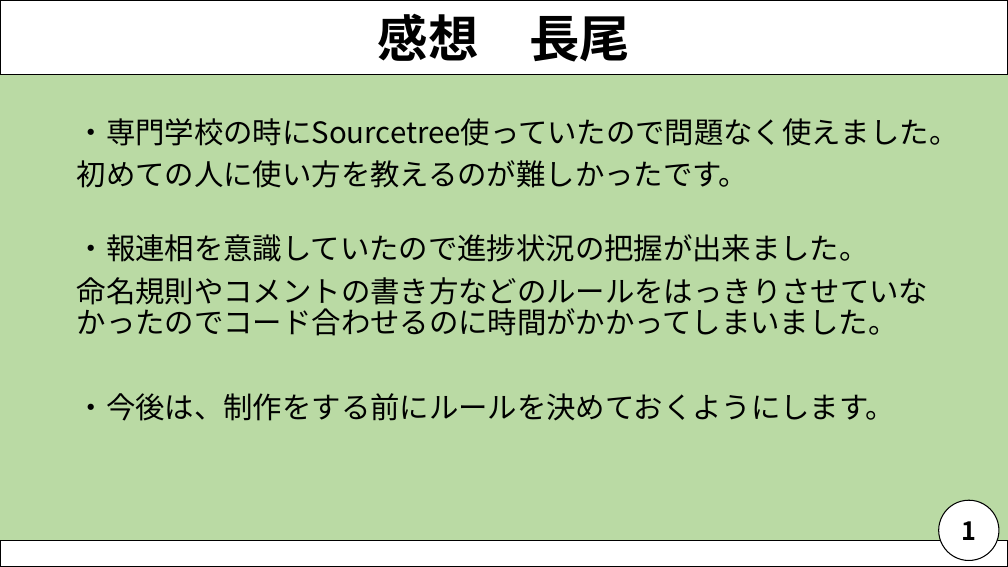
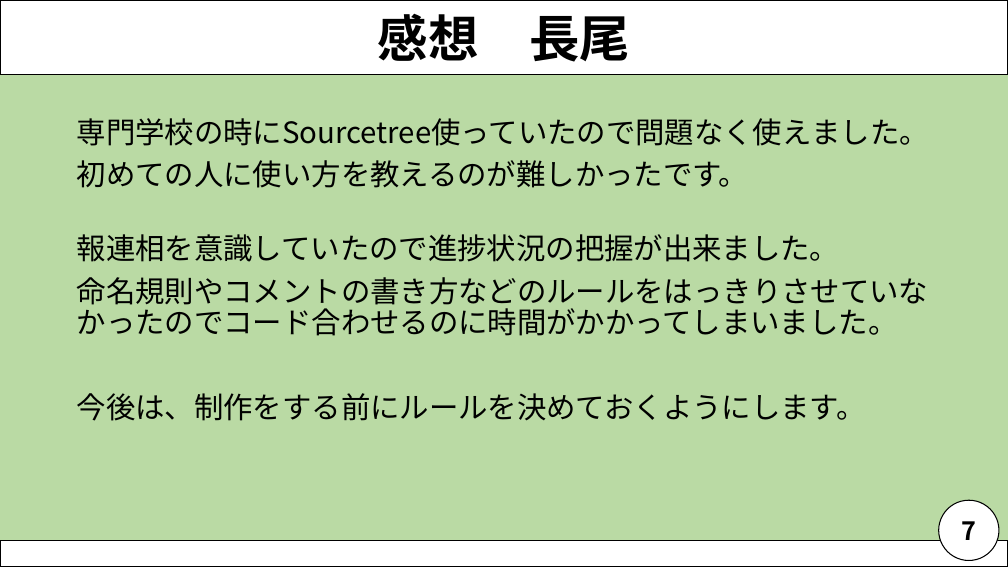
Before and after one commit to NagaoMasaki/NervousBreakdown, a slide deck: slide 8 of 資料/神経衰弱発表資料_200716.pptx (slide 9 before the commit). Drawn at 1008x567 pixels with LibreOffice and Linux fonts; fonts in the diff are those of the drawing. Boxes give left, top, right and bottom in pixels: in the first picture for what was removed or moved away, otherwise in the second. Text is boxed around its words. In the diff, an @@ line names an element or a change of style, - is before the commit and + after.

```diff
--- a/資料/神経衰弱発表資料_200716.pptx
+++ b/資料/神経衰弱発表資料_200716.pptx
@@ text at bbox=[77, 118, 929, 146]: text changed @@
-・専門学校の時にSourcetree使っていたので問題なく使えました。
+専門学校の時にSourcetree使っていたので問題なく使えました。
@@ text at bbox=[77, 234, 839, 262]: text changed @@
-・報連相を意識していたので進捗状況の把握が出来ました。
+報連相を意識していたので進捗状況の把握が出来ました。
@@ text at bbox=[77, 393, 866, 421]: text changed @@
-・今後は、制作をする前にルールを決めておくようにします。
+今後は、制作をする前にルールを決めておくようにします。
@@ text in ellipse at bbox=[961, 521, 976, 540]: text changed @@
-1
+7
```
Also in this commit, not shown: 9 other slides changed, 1 slide added, 2 slides removed.
